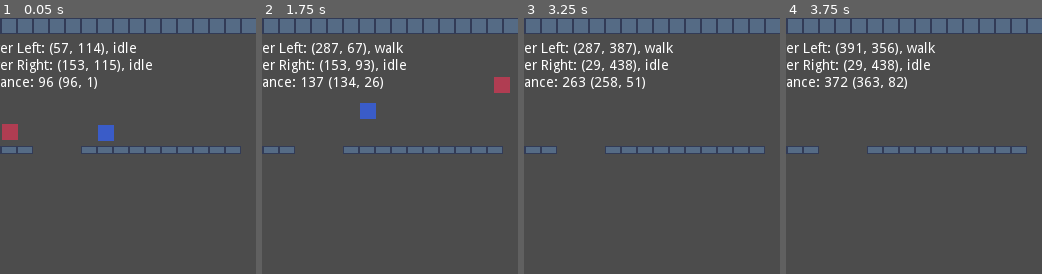
Above: before the commit, frames 1-4 (left to right).
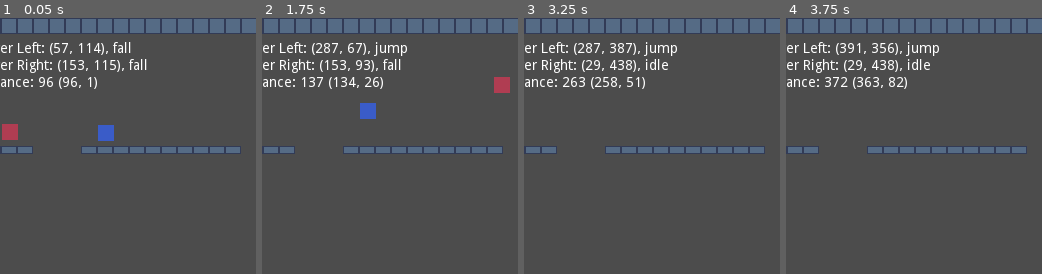
Above: after the commit, the same moments.

Repository: Llivol/Seasons
Game: Godot game, scene res://levels/Playground.tscn
Same seed, same stepped clock (60 frames per second), same inputs: the game is played once before the commit and once after it.
Inputs:
- Up to frame 1 (0.05 s): no input
- Up to frame 2 (1.75 s): tap Enter at 0.5 s; hold W (jump_p1) 0.53-1.28 s; hold D (move_right_p1) from 0.53 s (still down); tap Up (jump_p2) at 0.8, 1.35 s; tap W (jump_p1) at 1.52, 1.55 s
- Up to frame 3 (3.25 s): tap W (jump_p1) at 1.82, 3.02, 3.05 s; release D (move_right_p1) at 2.03 s; hold A (move_left_p1) 2.03-2.78 s; hold Left (move_left_p2) 2.03-2.78 s; tap Up (jump_p2) at 2.3 s; hold D (move_right_p1) from 2.78 s (still down); tap Right (move_right_p2) at 2.85 s
- Up to frame 4 (3.75 s): keep holding D (move_right_p1); tap W (jump_p1) at 3.32 s; hold W (jump_p1) from 3.53 s (still down)
The pictures show only the part of the screen within x 9-59%, y 0-50%; the shares and areas given below are measured in that part.

The runs differ from the first frame. In frame 1, 0.4% of the frame differs, in the area x 44-60%, y 9-21%; in frame 2, 0.5%, in the area x 43-57%, y 9-21%; in frame 3, 0.3%; in frame 4, 0.3%.

Commit message:
minor changes
rearreange PlayerStates

Diff:
--- a/Seasons-project/levels/Playground.tscn
+++ b/Seasons-project/levels/Playground.tscn
@@ -1,6 +1,6 @@
 [gd_scene load_steps=10 format=2]
 
-[ext_resource path="res://levels/Playground.gd" type="Script" id=1]
+[ext_resource path="res://levels/playground.gd" type="Script" id=1]
 [ext_resource path="res://_src/ph_wall.png" type="Texture" id=2]
 [ext_resource path="res://_src/ph_wall_single_way.png" type="Texture" id=3]
 [ext_resource path="res://_src/ph_bg.png" type="Texture" id=4]
--- a/Seasons-project/player/PlayerKinematics.gd
+++ b/Seasons-project/player/PlayerKinematics.gd
@@ -18,9 +18,18 @@
 enum PlayerStates {
 	idle,		#0
 	walk,		#1
-	jump,		#2
-	hover		#3
+	run			#2
+	jump,		#3
 	fall		#4
+	hang		#5
+	hover		#6
+	crouch		#7
+	sneak		#8
+	pull		#9
+	climb		#10
+	attack		#11
+	hurt		#12
+	die			#13
 }
 
 var _state
@@ -29,6 +38,7 @@
 
 var _on_air_time = 100
 var _prev_jump_pressed = false
+var _on_floor = false
 
 func _init():
 	self._state = PlayerStates.idle
@@ -37,7 +47,7 @@
 
 
 func set_state(state):
-	self._state = PlayerStates.values()[0]
+	self._state = PlayerStates.values()[state]
 
 func get_state():
 	return self._state
@@ -50,11 +60,29 @@
 		1:
 			return "walk"
 		2:
+			return "run"
+		3:
 			return "jump"
-		3:
-			return "hover"
 		4:
 			return "fall"
+		5:
+			return "hang"
+		6:
+			return "hover"
+		7:
+			return "crouch"
+		8:
+			return "sneak"
+		9:
+			return "pull"
+		10:
+			return "climb"
+		11:
+			return "attack"
+		12:
+			return "hurt"
+		13:
+			return "die"
 
 func set_velocity(velocity):
 	self._velocity = velocity
@@ -83,10 +111,14 @@
 func get_prev_jump_pressed():
 	return self._prev_jump_pressed
 
+func set_on_floor(on_floor):
+	self._on_floor = on_floor
+
+func is_on_floor():
+	return self._on_floor
+
 
 func walk(walk_left, walk_right, delta):
-	if _state == PlayerStates.hover:
-		return
 	if walk_left:
 		if self._velocity.x <= WALK_MIN_SPEED and self._velocity.x > -WALK_MAX_SPEED:
 			self._force.x -= WALK_FORCE
@@ -111,9 +143,7 @@
 
 
 func jump(jump, delta):
-	if _state == PlayerStates.hover:
-		return
-	if self._state == PlayerStates.jump and self._velocity.y > 0:
+	if self._state == PlayerStates.jump or self._state == PlayerStates.fall and self._velocity.y > 0:
 		# If falling, no longer jumping
 		self._state = PlayerStates.fall
 
@@ -125,3 +155,15 @@
 
 	self._on_air_time += delta
 	self._prev_jump_pressed = jump
+
+
+func find_state():
+	if self._on_floor:
+		if self._velocity.x == 0:
+				self._state = PlayerStates.idle
+		else:
+			self._state = PlayerStates.walk
+	elif self._velocity.y > 0:
+		self._state = PlayerStates.fall
+	else:
+		self._state = PlayerStates.jump
--- a/Seasons-project/player/playerLeft.gd
+++ b/Seasons-project/player/playerLeft.gd
@@ -22,17 +22,23 @@
 	aux_velocity = move_and_slide(kinematics.get_velocity(), Vector2(0, -1))
 	kinematics.set_velocity(aux_velocity)
 
+	#TODO Aix es pot posar més maco
 	if is_on_floor():
 		kinematics.set_on_air_time(0)
+		kinematics.set_on_floor(true)
+	else:
+		kinematics.set_on_floor(false)
 
 	kinematics.jump(jump, delta)
+
+	kinematics.find_state()
 
 func _on_Rope_body_exited(body):
 	print("body exited")
 	if not body is KinematicBody2D:
 		return
 	print ("body is Player")
-	body.kinematics.set_state(3)
+	#body.kinematics.set_state(3)
 
 
 func _on_Rope_body_entered(body):
@@ -40,4 +46,4 @@
 	if not body is KinematicBody2D:
 		return
 	print ("body is Player")
-	body.kinematics.set_state(0)
+	#body.kinematics.set_state(0)
--- a/Seasons-project/player/playerRight.gd
+++ b/Seasons-project/player/playerRight.gd
@@ -22,17 +22,23 @@
 	aux_velocity = move_and_slide(kinematics.get_velocity(), Vector2(0, -1))
 	kinematics.set_velocity(aux_velocity)
 
+	#TODO Aix es pot posar més maco
 	if is_on_floor():
 		kinematics.set_on_air_time(0)
+		kinematics.set_on_floor(true)
+	else:
+		kinematics.set_on_floor(false)
 
 	kinematics.jump(jump, delta)
+
+	kinematics.find_state()
 
 func _on_Rope_body_exited(body):
 	print("body exited")
 	if not body is KinematicBody2D:
 		return
 	print ("body is Player")
-	body.kinematics.set_state(3)
+	#body.kinematics.set_state(3)
 
 
 func _on_Rope_body_entered(body):
@@ -40,4 +46,4 @@
 	if not body is KinematicBody2D:
 		return
 	print ("body is Player")
-	body.kinematics.set_state(0)
+	#body.kinematics.set_state(0)
--- a/Seasons-project/project.godot
+++ b/Seasons-project/project.godot
@@ -16,7 +16,7 @@
 [application]
 
 config/name="Seasons"
-run/main_scene="res://levels/Playground.tscn"
+run/main_scene="res://levels/playground.tscn"
 config/icon="res://icon.png"
 
 [autoload]
